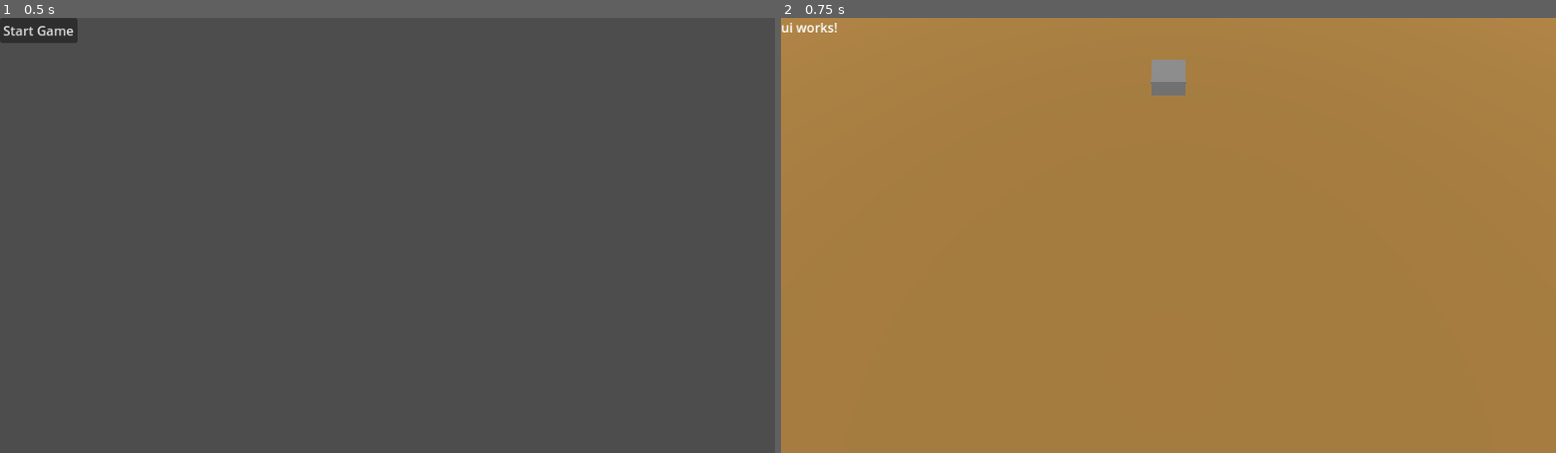
Above: before the commit, frames 1-2 (left to right).
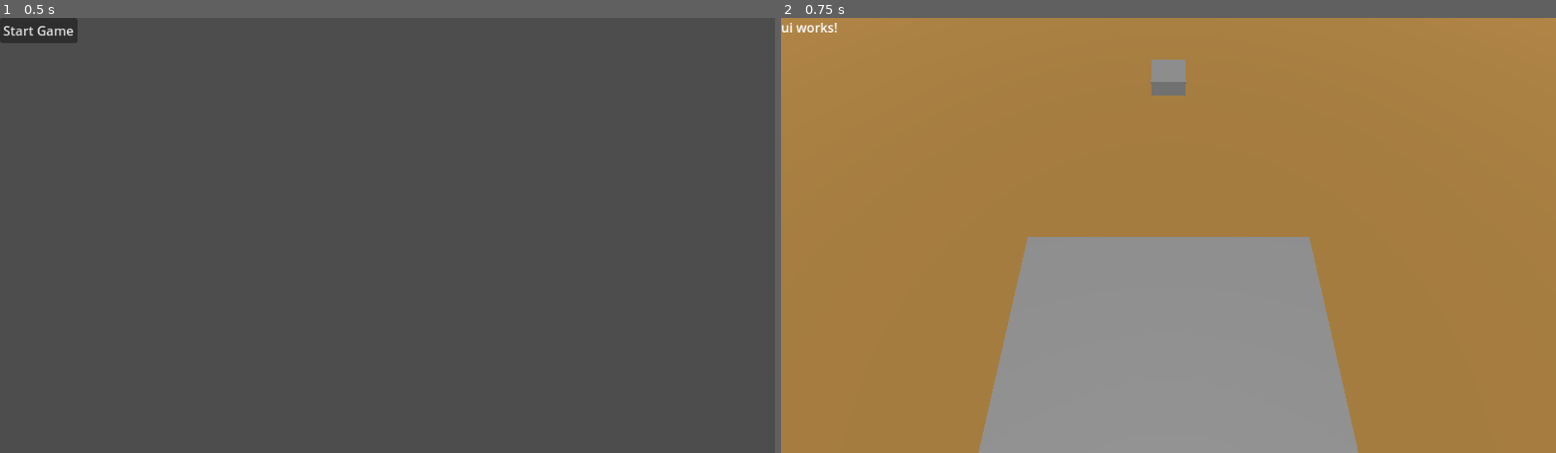
Above: after the commit, the same moments.

Repository: pinguinosod/ggj-graz-2025
Game: Godot game, scene res://scenes/main_menu.tscn
Same seed, same stepped clock (60 frames per second), same inputs: the game is played once before the commit and once after it.
Inputs:
- Up to frame 1 (0.5 s): no input
- Up to frame 2 (0.75 s): click "Start Game" at 0.5 s

Frame 1 is identical in both runs. In frame 2, 21% of the frame differs, in the area x 25-75%, y 50-100%.

Commit message:
add more scenes

Diff:
--- a/scenes/base_vehicle.tscn
+++ b/scenes/base_vehicle.tscn
@@ -1,3 +1,24 @@
-[gd_scene format=3 uid="uid://cf81a8250qtyl"]
+[gd_scene load_steps=3 format=3 uid="uid://cf81a8250qtyl"]
+
+[ext_resource type="Script" path="res://scripts/base_vehicle.gd" id="1_iqovt"]
+
+[sub_resource type="BoxShape3D" id="BoxShape3D_thmtp"]
+size = Vector3(6, 1, 5)
 
 [node name="BaseVehicle" type="Node3D"]
+script = ExtResource("1_iqovt")
+
+[node name="Area3D" type="Area3D" parent="."]
+collision_layer = 2
+collision_mask = 2
+
+[node name="CollisionShape3D" type="CollisionShape3D" parent="Area3D"]
+shape = SubResource("BoxShape3D_thmtp")
+
+[node name="CSGBox3D" type="CSGBox3D" parent="."]
+size = Vector3(6, 1, 5)
+
+[node name="GridMap" type="GridMap" parent="."]
+transform = Transform3D(1, 0, 0, 0, 1, 0, 0, 0, 1, 0, 0.517282, 0)
+collision_layer = 0
+collision_mask = 0
--- /dev/null
+++ b/scripts/base_vehicle.gd
@@ -0,0 +1,42 @@
+extends Node3D
+
+@onready var gridMap: GridMap = $GridMap
+
+func _ready() -> void:
+	pass
+
+func _process(delta: float) -> void:
+	pass
+
+
+func _unhandled_input(event):
+	if event is InputEventMouseButton and event.button_index == MOUSE_BUTTON_LEFT and event.pressed:
+		var clickPosition = get_cursor_world_position()
+		print("Cursor click position: " + str(clickPosition))
+		var cellClicked = gridMap.local_to_map(clickPosition)
+		print("Clicked " + str(cellClicked))
+
+func get_cursor_world_position() -> Vector3:
+	const RAY_DISTANCE = 32
+
+	var camera: Camera3D = get_viewport().get_camera_3d()
+	if not is_instance_valid(camera):
+		print("invalid camera")
+		return Vector3.ZERO
+	var mouse_pos = get_viewport().get_mouse_position()
+	print("camera position: " + str(camera.global_position))
+	print("mouse_pos: " + str(mouse_pos))
+
+	var from: Vector3 = camera.project_ray_origin(mouse_pos)
+	var to: Vector3 = from + camera.project_ray_normal(mouse_pos) * RAY_DISTANCE
+
+	print("from "+str(from))
+	print("to " + str(to))
+
+	var ray_params := PhysicsRayQueryParameters3D.create(from, to)
+
+	ray_params.collision_mask = 1 << 1 # layer 2
+
+	var ray_result: Dictionary = get_world_3d().direct_space_state.intersect_ray(ray_params)
+
+	return ray_result.get("position", to)# + offSet # - camera.global_position
Not shown: 1 places in scenes/main.tscn that only renumber resources
